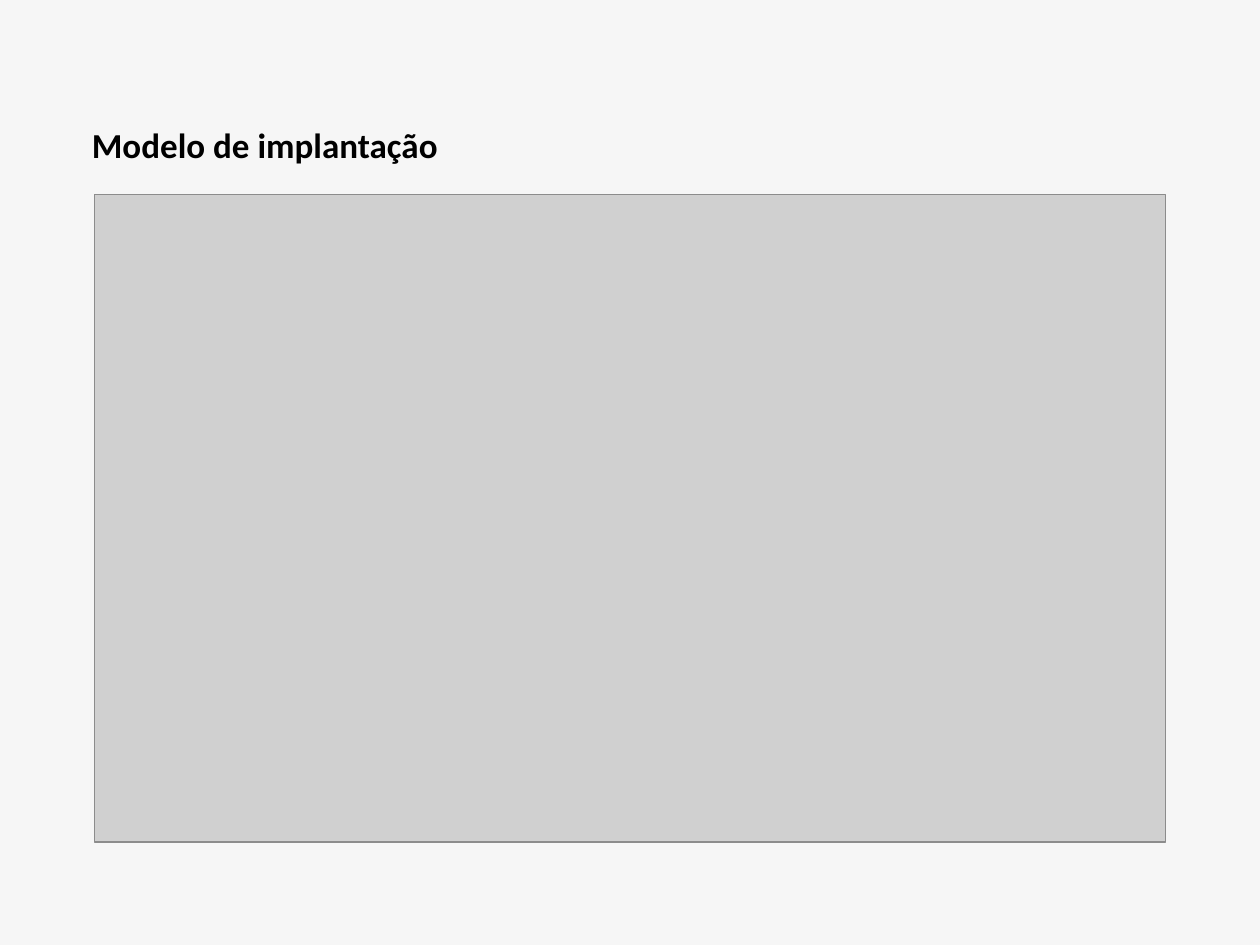
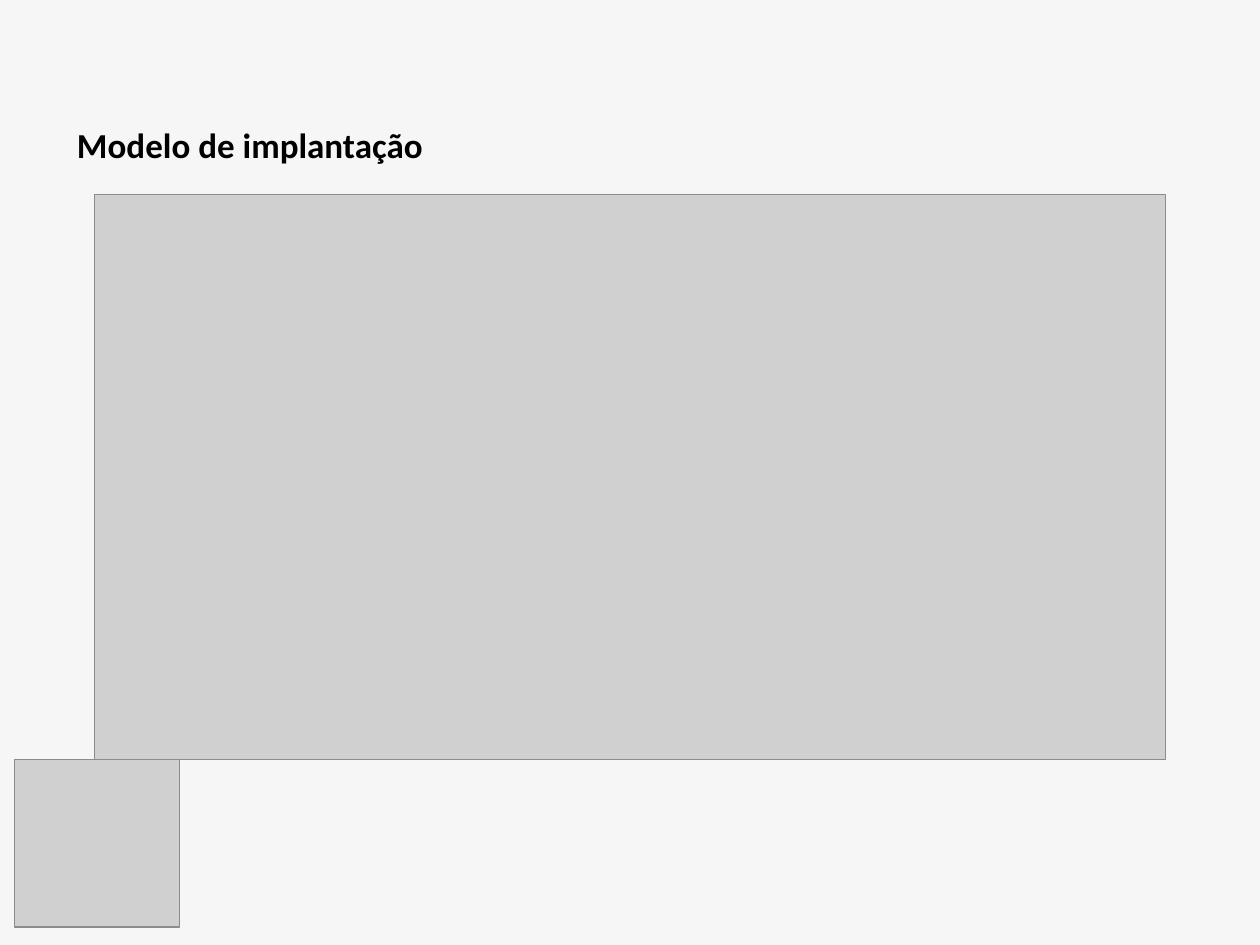
Before and after one commit to luizfernandodias/vessel-gestao-ambiental, a slide deck: slide 5 of apresentacao/Slides_Apresentacao_TCC.pptx. Drawn at 1260x945 pixels with LibreOffice and Linux fonts; fonts in the diff are those of the drawing; grey boxes stand for pictures. Boxes give left, top, right and bottom in pixels: in the first picture for what was removed or moved away, otherwise in the second. Text is boxed around its words. In the diff, an @@ line names an element or a change of style, - is before the commit and + after.

```diff
--- a/apresentacao/Slides_Apresentacao_TCC.pptx
+++ b/apresentacao/Slides_Apresentacao_TCC.pptx
@@ text "Modelo de implantação": place and size @@
-text "Modelo de implantação" at (92,133,438,164)
+text "Modelo de implantação" at (77,133,423,164)
@@ picture: place and size @@
-picture at (94,195,1166,843)
+picture at (94,195,1166,760)
@@ picture added at (15,760,180,927) @@
```
Also in this commit, not shown: 2 other slides changed, 1 slide added, 6 other files.
